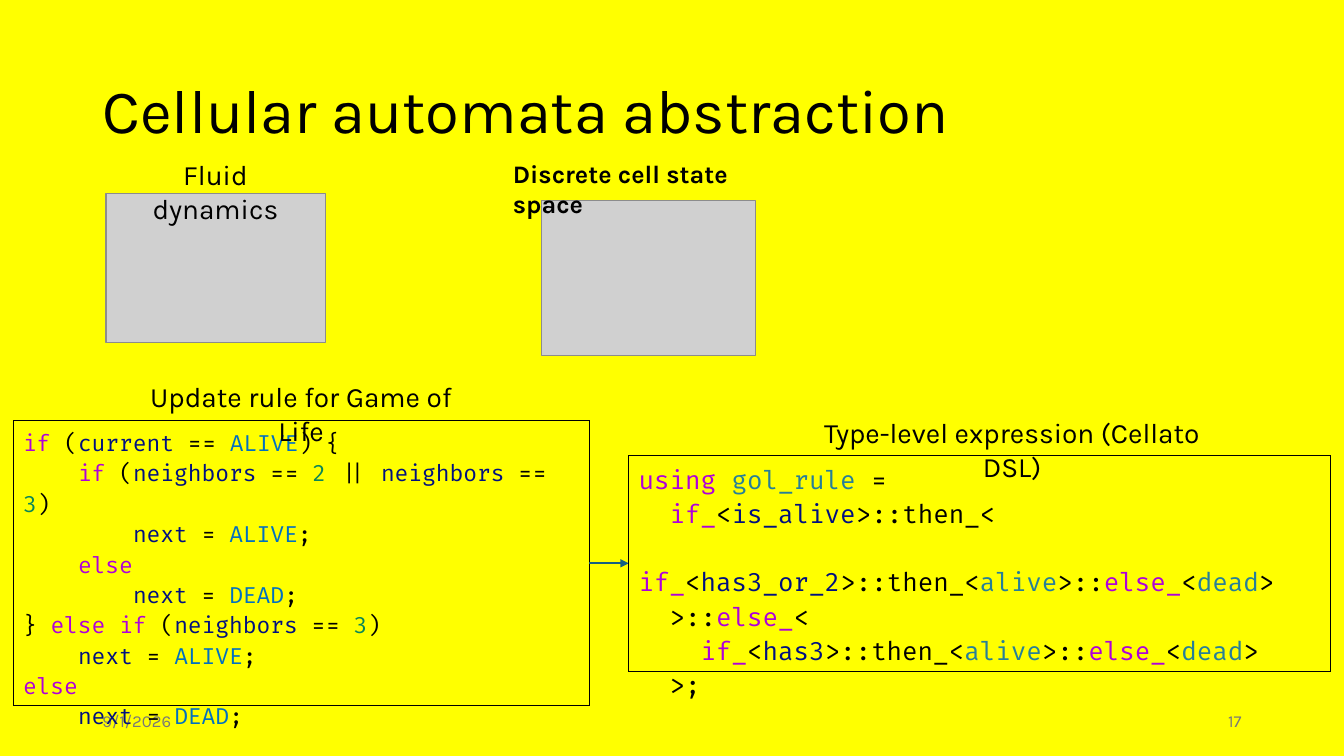
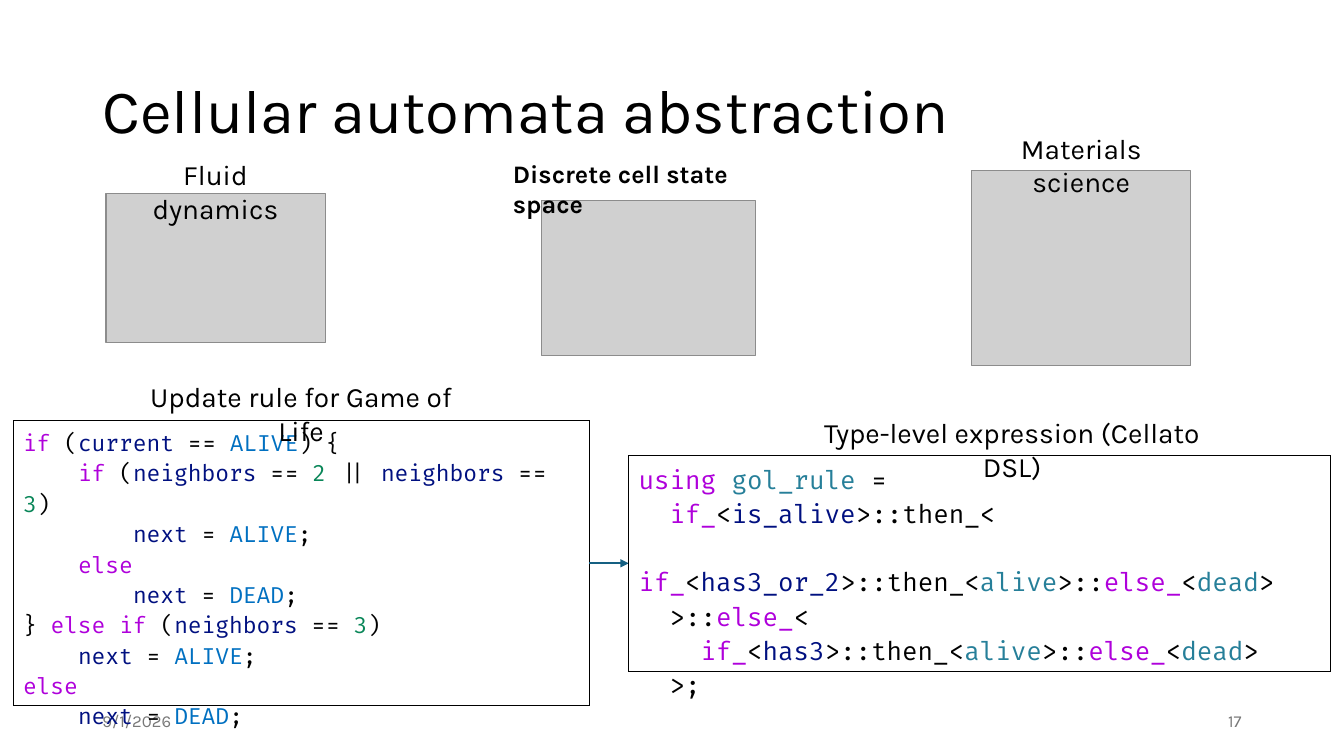
Before and after one commit to jiriklepl/phd-thesis, a slide deck: slide 17 of slides/Optimizing Memory Layouts and Traversal Orders in High-Performance Computing.pptx. Drawn at 1344x756 pixels with LibreOffice and Linux fonts; fonts in the diff are those of the drawing; grey boxes stand for pictures. Boxes give left, top, right and bottom in pixels: in the first picture for what was removed or moved away, otherwise in the second. Text is boxed around its words. In the diff, an @@ line names an element or a change of style, - is before the commit and + after.

```diff
--- a/slides/Optimizing Memory Layouts and Traversal Orders in High-Performance Computing.pptx
+++ b/slides/Optimizing Memory Layouts and Traversal Orders in High-Performance Computing.pptx
@@ background #FFFF00 to #FFFFFF @@
@@ text added at <box>1021,140,1142,193</box>, 20 pt, text #000000 @@
+Materials science
@@ picture added at <box>972,170,1191,365</box> @@
```
Also in this commit, not shown: 9 other slides changed, 1 slide removed.
